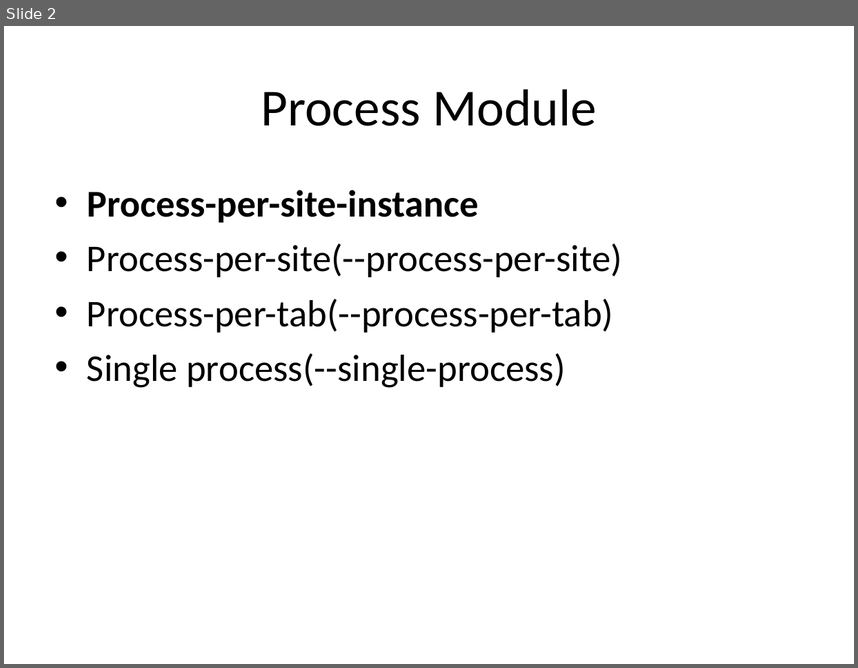
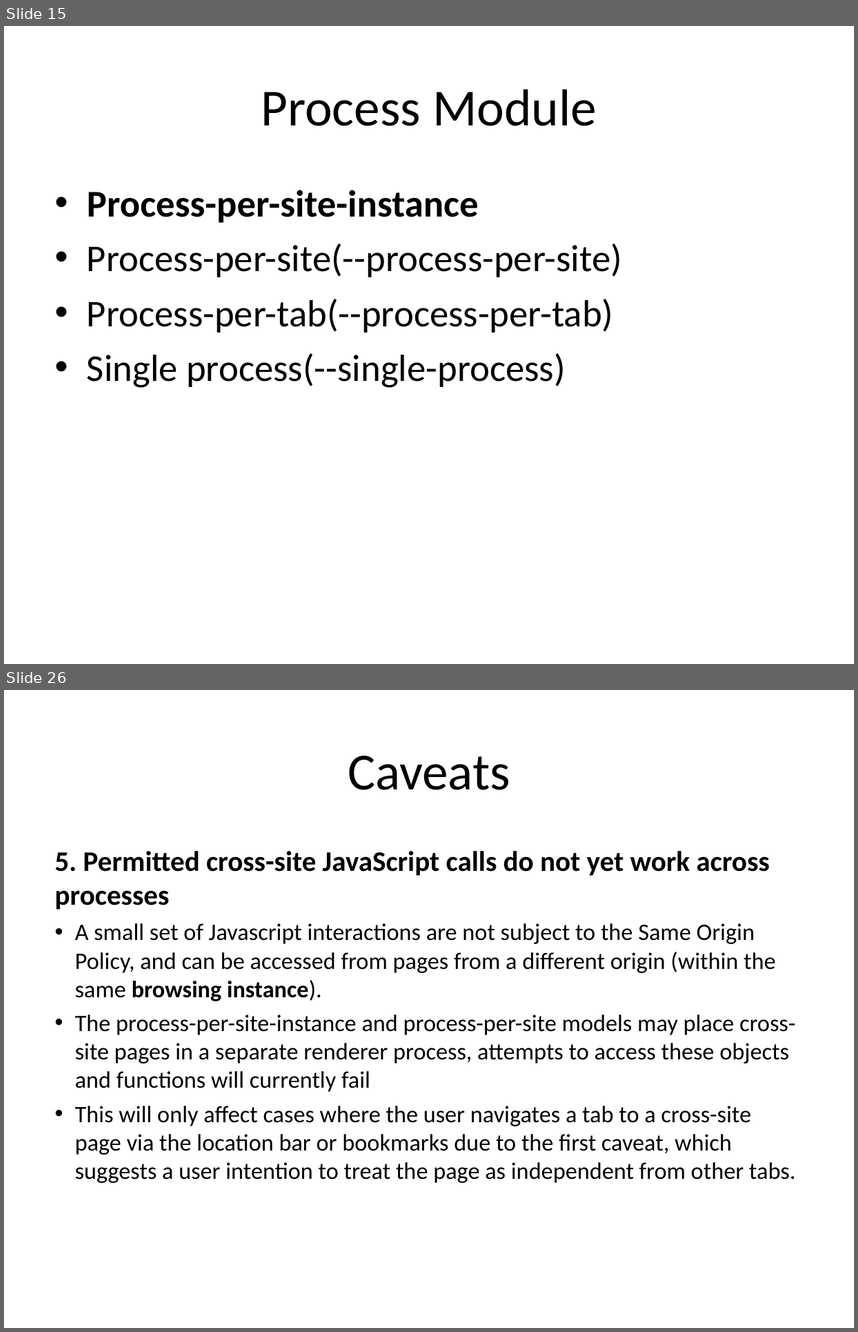
Before and after one commit to tezheng/chromium, a slide deck: docs/chromium.ppt. Shown one above the other, each under a label of ours: slide 2 before the commit, slides 15 and 26 after it; the slides between them are not shown. The pictures are 858x668 and 858x1332 pixels, drawn with LibreOffice and Linux fonts; fonts in the diff are those of the drawing. Boxes give left, top, right and bottom in pixels: in the first picture for what was removed or moved away, otherwise in the second. Text is boxed around its words. In the diff, an @@ line names an element or a change of style, - is before the commit and + after.

```diff
--- a/docs/chromium.ppt
+++ b/docs/chromium.ppt
@@ slide 26 added at (x1=4, y1=690, x2=854, y2=1328), background #FFFFFF @@
@@ title added at (x1=348, y1=756, x2=510, y2=790), 44 pt, text #000000 @@
+Caveats
@@ text added at (x1=55, y1=851, x2=795, y2=1183), 20 pt, text #000000 @@
+5. Permitted cross-site JavaScript calls do not yet work across processes
+• A small set of Javascript interactions are not subject to the Same Origin Policy, and can be accessed from pages from a different origin (within the same browsing instance).
+• The process-per-site-instance and process-per-site models may place cross-site pages in a separate renderer process, attempts to access these objects and functions will currently fail
+• This will only affect cases where the user navigates a tab to a cross-site page via the location bar or bookmarks due to the first caveat, which suggests a user intention to treat the page as independent from other tabs.
@@ what was slide 2 is now slide 15 @@
```
Also in this commit, not shown: 3 slides changed, 21 other slides added, 2 slides removed, 6 other files.
